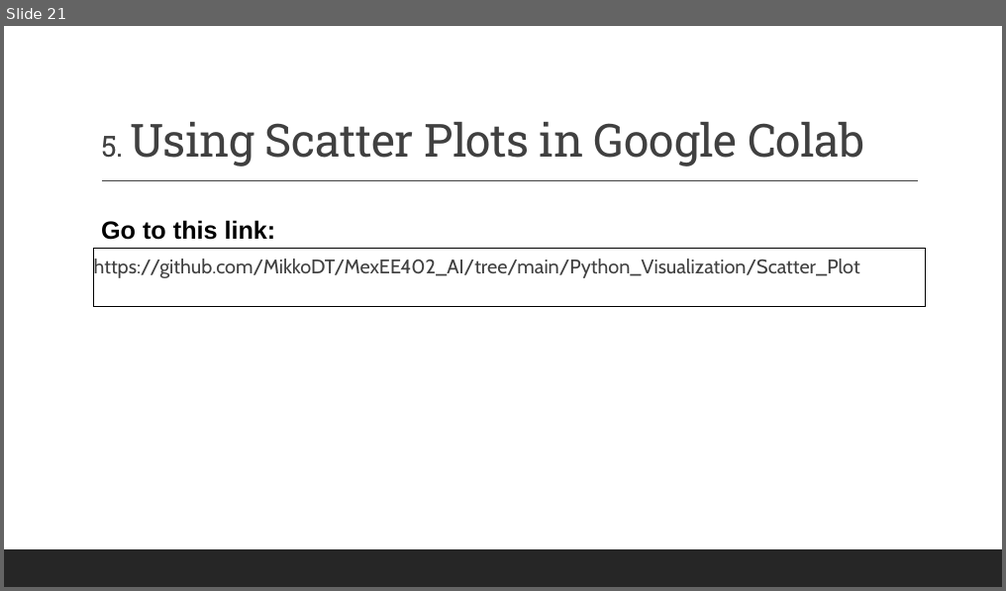
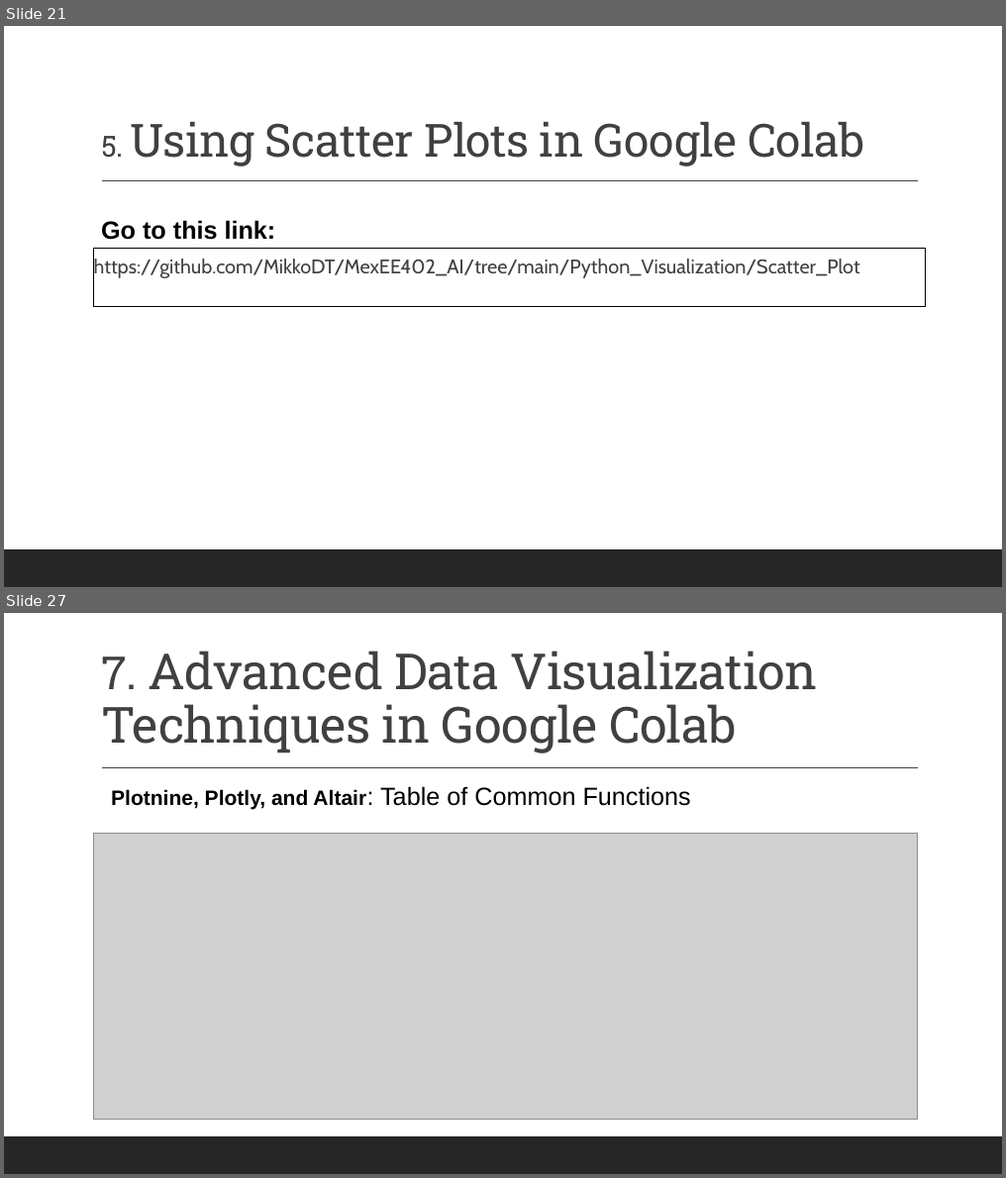
Before and after one commit to MikkoDT/MexEE402_AI, a slide deck: Lectures/II_Data_Visualization_with_Python.pptx. Shown one above the other, each under a label of ours: slide 21 before the commit, slides 21 and 27 after it; the slides between them are not shown. The pictures are 1006x591 and 1006x1178 pixels, drawn with LibreOffice and Linux fonts; fonts in the diff are those of the drawing; grey boxes stand for pictures. Boxes give left, top, right and bottom in pixels: in the first picture for what was removed or moved away, otherwise in the second. Text is boxed around its words. In the diff, an @@ line names an element or a change of style, - is before the commit and + after.

```diff
--- a/Lectures/II_Data_Visualization_with_Python.pptx
+++ b/Lectures/II_Data_Visualization_with_Python.pptx
@@ slide 27 added at [4,613,1002,1174], background #FFFFFF; not listed: 2 template elements that a slide beside it also shows @@
@@ title added at [101,651,818,754], 48 pt, text #404040 @@
+7. Advanced Data Visualization Techniques in Google Colab
@@ text added at [111,786,691,809], 20 pt, text #000000, bold @@
+Plotnine, Plotly, and Altair: Table of Common Functions
@@ picture added at [94,834,918,1120] @@
```
Also in this commit, not shown: 10 other slides added, 7 other files.
